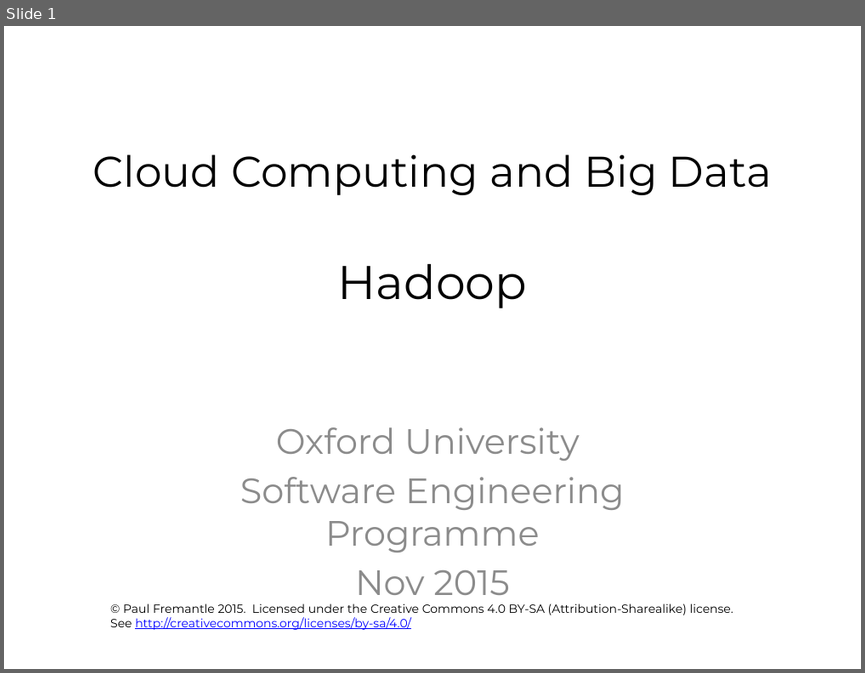
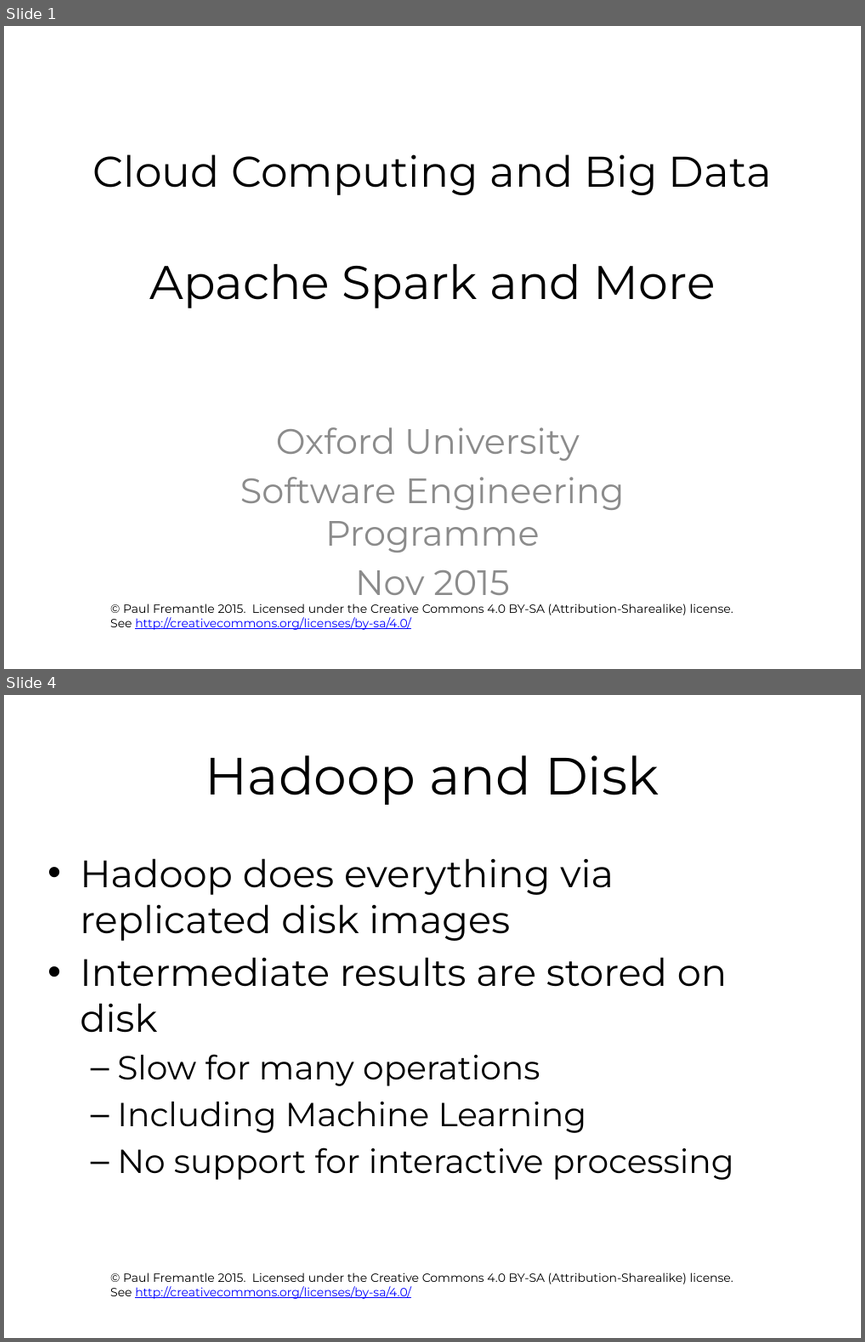
Before and after one commit to pzfreo/ox-clo, a slide deck: pres-source/06-spark-and-adjuncts.pptx. Shown one above the other, each under a label of ours: slide 1 before the commit, slides 1 and 4 after it; the slides between them are not shown. The pictures are 865x673 and 865x1342 pixels, drawn with LibreOffice and Linux fonts; fonts in the diff are those of the drawing; background and template pictures are left out. Boxes give left, top, right and bottom in pixels: in the first picture for what was removed or moved away, otherwise in the second. Text is boxed around its words. In the diff, an @@ line names an element or a change of style, - is before the commit and + after.

```diff
--- a/pres-source/06-spark-and-adjuncts.pptx
+++ b/pres-source/06-spark-and-adjuncts.pptx
@@ slide 4 added at <box>4,695,861,1338</box>, background #FFFFFF; not listed: 1 template element that a slide beside it also shows @@
@@ title added at <box>205,755,659,805</box>, 44 pt, text #000000 @@
+Hadoop and Disk
@@ text added at <box>80,858,734,1179</box>, 28 pt, text #000000 @@
+• Hadoop does everything via replicated disk images
+• Intermediate results are stored on disk
+  – Slow for many operations
+  – Including Machine Learning
+  – No support for interactive processing
@@ slide 1 changed as well @@
@@ title at <box>92,154,772,308</box>: text changed @@
-Cloud Computing and Big Data
-Hadoop
+Cloud Computing and Big Data
+Apache Spark and More
```
Also in this commit, not shown: 17 other slides added, 6 slides removed, 8 other files.
